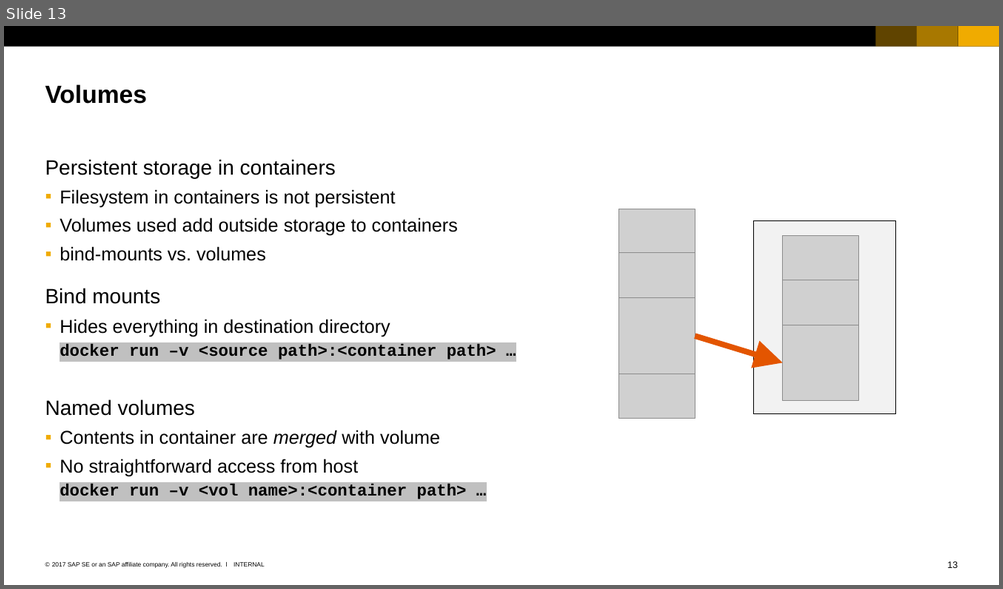
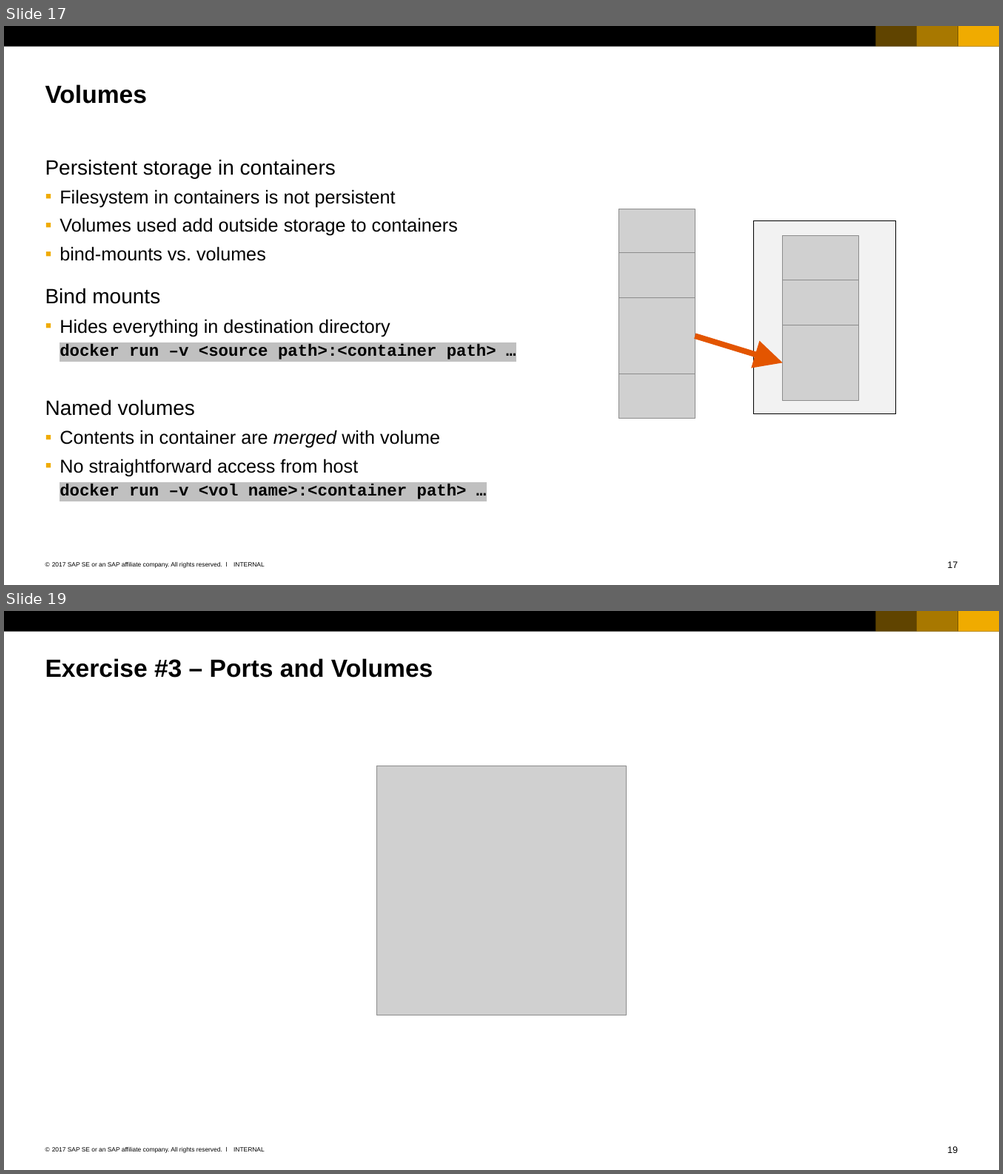
Before and after one commit to cuijiyao01/docker-k8s-training, a slide deck: docker/03_Working_with_containers.pptx. Shown one above the other, each under a label of ours: slide 13 before the commit, slides 17 and 19 after it; the slides between them are not shown. The pictures are 1003x589 and 1003x1174 pixels, drawn with LibreOffice and Linux fonts; fonts in the diff are those of the drawing; grey boxes stand for pictures. Boxes give left, top, right and bottom in pixels: in the first picture for what was removed or moved away, otherwise in the second. Text is boxed around its words. In the diff, an @@ line names an element or a change of style, - is before the commit and + after.

Commit message:
added demo & exercise marker for docker part

```diff
--- a/docker/03_Working_with_containers.pptx
+++ b/docker/03_Working_with_containers.pptx
@@ slide 19 added at [4, 611, 999, 1170], background #FFFFFF; not listed: 7 template elements that a slide beside it also shows @@
@@ title added at [45, 658, 432, 678], 24 pt, text #000000, bold @@
+Exercise #3 – Ports and Volumes
@@ picture added at [377, 766, 626, 1015] @@
@@ what was slide 13 is now slide 17 @@
@@ page number at [947, 562, 957, 568]: text changed @@
-13
+17
```
Also in this commit, not shown: 5 other slides added, 2 other files.
